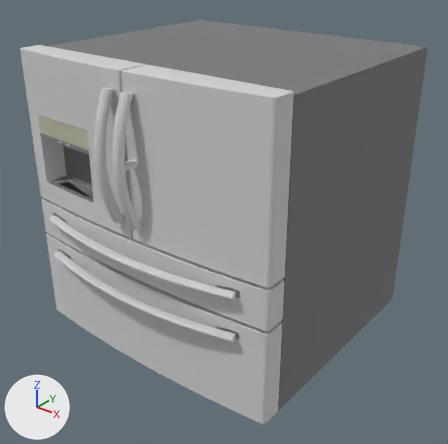
A saved change to the glTF model public/models/sh-bs0-refrigerator.glb.
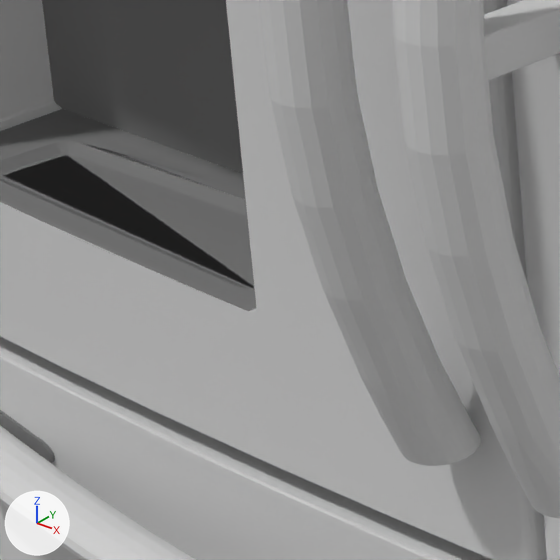
There are two pictures of each version: one whole from a 50 mm lens placed at (1.293, -1.578, 1.368), pointed at (0.048, -0.021, 0.403), one close up on the part from 13% to 30% of the width and 36% to 53% of the height. Every picture has the same lights, and +X, +Y and +Z are marked at lower left. The last two pictures show the newer version. Where no turn or scale is listed for an object, it has been applied to the vertices. Vertices at exactly the same position are counted once.

Names of what the first close-up shows: 'Cube', 'Cylinder.004_Cylinder.005'.
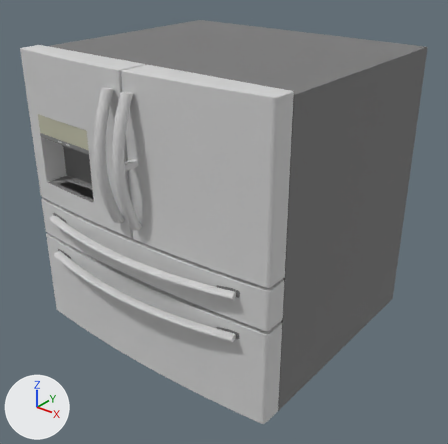
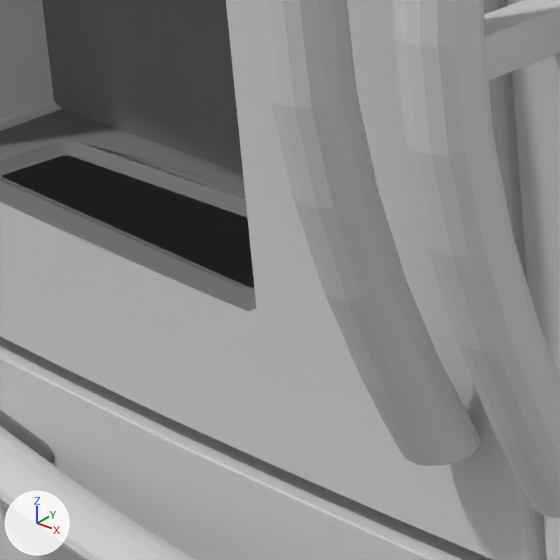
Changed parts and their boxes [x1, y1, x2, y2] in the close-ups (560 x 560 px):
part 1 of me_cylinder_004_cylinder_005_mesh, built on
    before: [0, 109, 255, 463]
    after: [0, 142, 68, 462]

Edits to the bpy script that builds the scene:
```text
Change me_cylinder_004_cylinder_005_mesh:
    used by ob_cylinder_004_cylinder_005; location = (0.0, 0.0418, 0.4954)
    remove me_cylinder_004_cylinder_005_mesh.from_pydata(...)  # 1853 vertices, 3673 faces; spans x -0.5..0.5, y -0.458..0.458, z -0.495..0.495
    add me_cylinder_004_cylinder_005_mesh.from_pydata(...)  # 939 vertices, 1814 faces; spans x -0.5..0.5, y -0.458..0.458, z -0.495..0.495
    me_cylinder_004_cylinder_005_mesh part 1: 33 vertices moved within x -0.417..0.407, y -0.451..-0.443, z -0.217..-0.053; 931 vertices removed from x -0.5..0.5, y -0.451..0.458, z -0.495..0.495; 17 vertices added at x -0.5..0.5, y -0.451..-0.355, z -0.215..0.495
```
